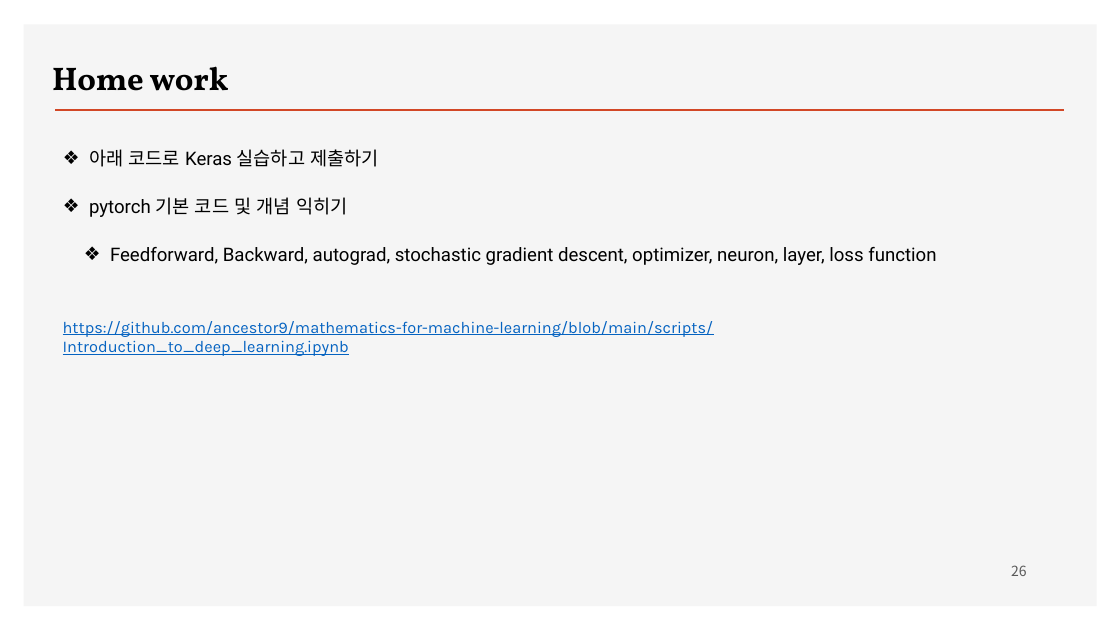
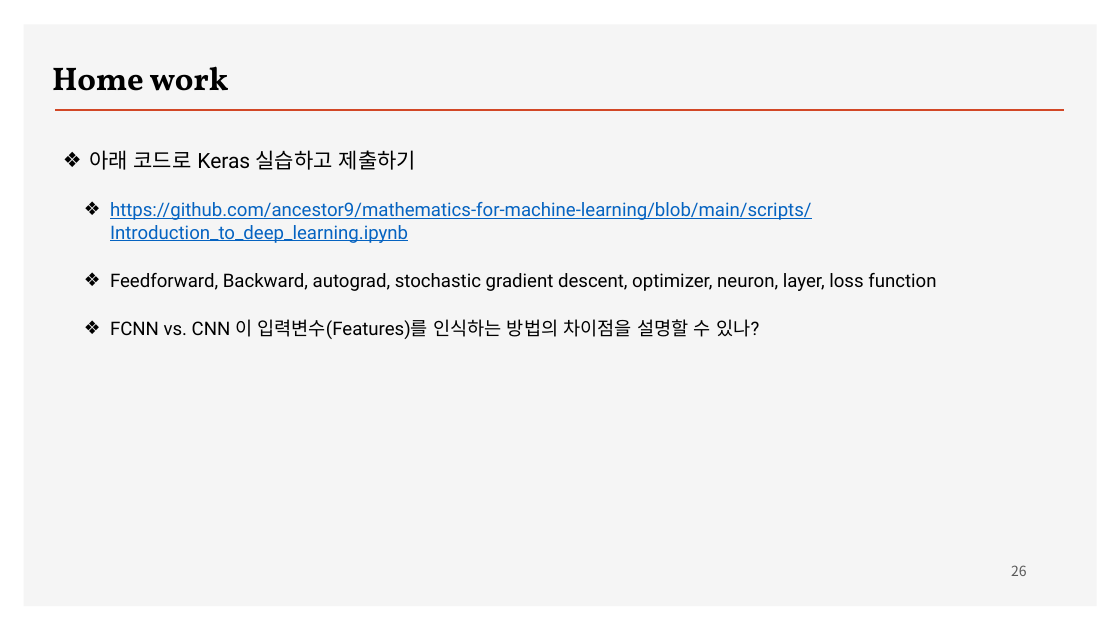
Before and after one commit to ancestor9/2026_Fall_Deep-Learning-with-Python, a slide deck: slide 26 of Chapter 01 What is deep learning.pptx. Drawn at 1120x630 pixels with LibreOffice and Linux fonts; fonts in the diff are those of the drawing; background and template pictures are left out. Boxes give left, top, right and bottom in pixels: in the first picture for what was removed or moved away, otherwise in the second. Text is boxed around its words. In the diff, an @@ line names an element or a change of style, - is before the commit and + after.

```diff
--- a/Chapter 01 What is deep learning.pptx
+++ b/Chapter 01 What is deep learning.pptx
@@ text at (89, 150, 416, 170): size 16 to 18 pt in "아래 코드로 Keras 실습하고 제출하기" @@
@@ text at (110, 202, 812, 243): text changed; text colour #000000 to #0563C1 @@
-❖ pytorch 기본 코드 및 개념 익히기
+  ❖ https://github.com/ancestor9/mathematics-for-machine-learning/blob/main/scripts/Introduction_to_deep_learning.ipynb
@@ text removed at (63, 321, 714, 356) @@
-https://github.com/ancestor9/mathematics-for-machine-learning/blob/main/scripts/Introduction_to_deep_learning.ipynb
@@ text at (110, 319, 759, 339): paragraph added @@
+  ❖ FCNN vs. CNN 이 입력변수(Features)를 인식하는 방법의 차이점을 설명할 수 있나?
```
Also in this commit, not shown: 1 other slide changed.
